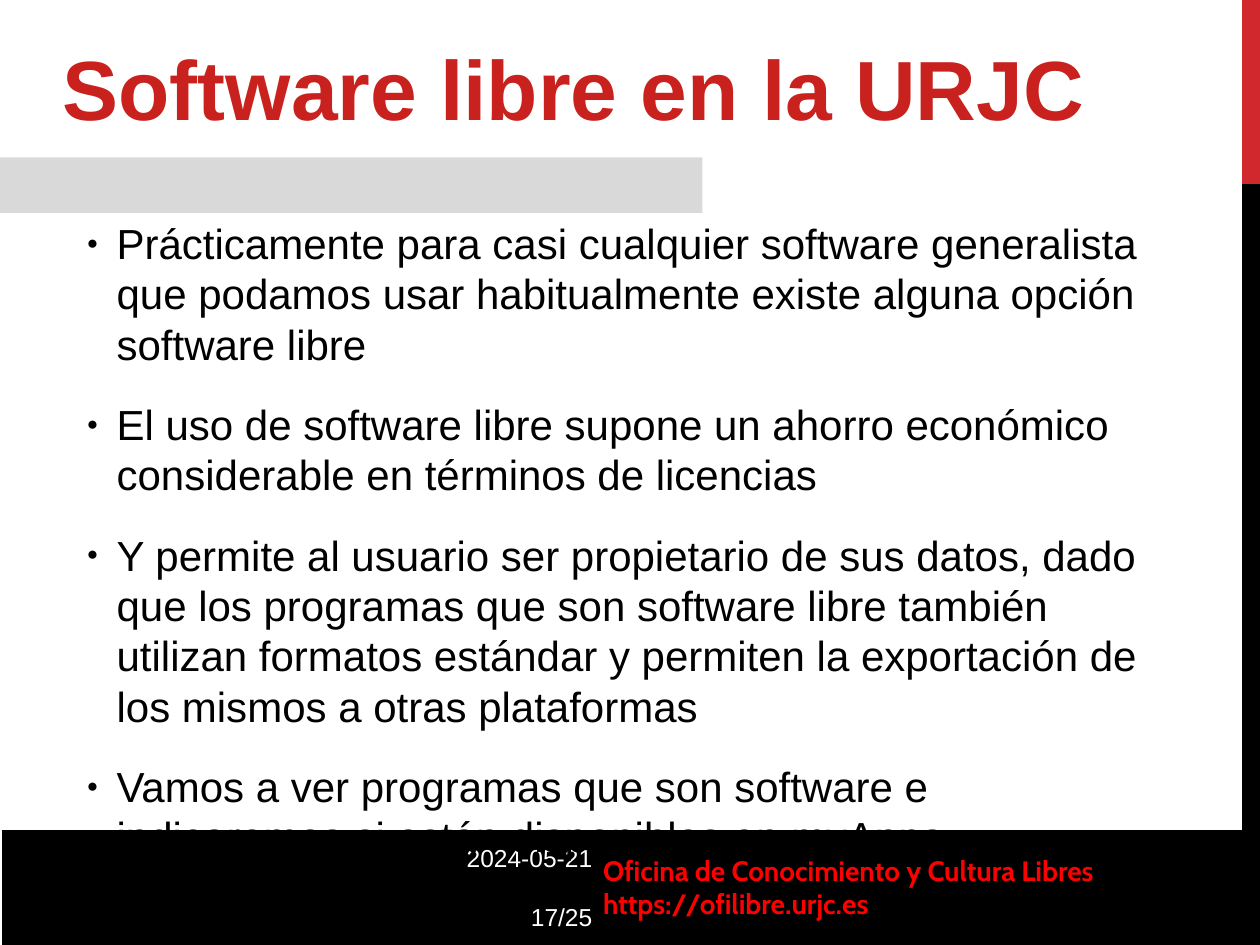
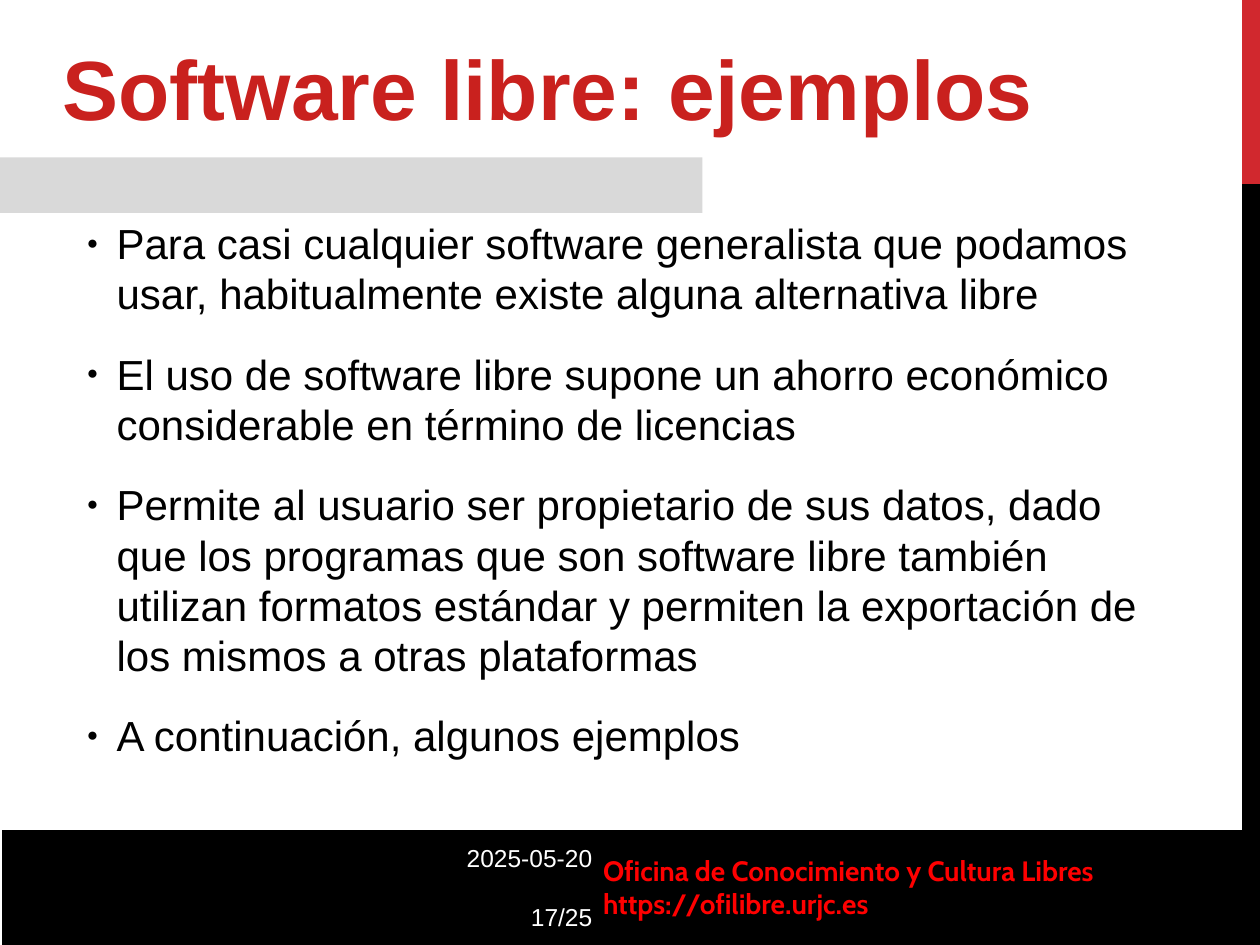
Before and after one commit to roberto-red/ofilibre, a slide deck: slide 17 of static/transpas/curso-cultura-libre/Software_Libre.odp. Drawn at 1260x945 pixels with LibreOffice and Linux fonts; fonts in the diff are those of the drawing; background and template pictures are left out. Boxes give left, top, right and bottom in pixels: in the first picture for what was removed or moved away, otherwise in the second. Text is boxed around its words. In the diff, an @@ line names an element or a change of style, - is before the commit and + after.

Commit message:
Transpas de software libre

```diff
--- a/static/transpas/curso-cultura-libre/Software_Libre.odp
+++ b/static/transpas/curso-cultura-libre/Software_Libre.odp
@@ text at [63,59,1033,136]: text changed @@
-Software libre en la URJC
+Software libre: ejemplos
@@ text at [117,228,1137,760]: text changed @@
-● Prácticamente para casi cualquier software generalista que podamos usar habitualmente existe alguna opción software libre
-● El uso de software libre supone un ahorro económico considerable en términos de licencias
-● Y permite al usuario ser propietario de sus datos, dado que los programas que son software libre también utilizan formatos estándar y permiten la exportación de los mismos a otras plataformas
-● Vamos a ver programas que son software e indicaremos si están disponibles en myApps
+● Para casi cualquier software generalista que podamos usar, habitualmente existe alguna alternativa libre
+● El uso de software libre supone un ahorro económico considerable en término de licencias
+● Permite al usuario ser propietario de sus datos, dado que los programas que son software libre también utilizan formatos estándar y permiten la exportación de los mismos a otras plataformas
+● A continuación, algunos ejemplos
@@ text at [467,850,592,868]: text changed @@
-2024-05-21
+2025-05-20
```
Also in this commit, not shown: 14 other slides changed, 3 other files.
